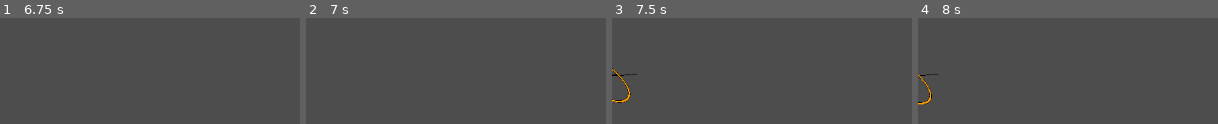
Above: before the commit, frames 1-4 (left to right).
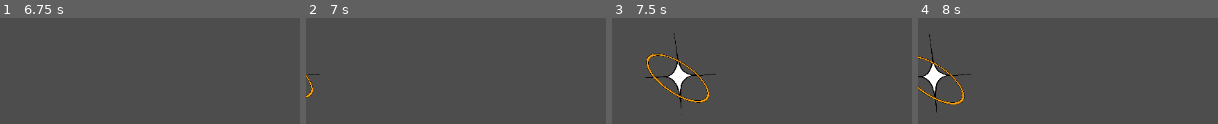
Above: after the commit, the same moments.

Repository: jaya-may/the25thhour
Game: Godot game, scene res://test_level.tscn
Two runs of this game, one before a commit and one after it. Both use one fixed random seed, a clock stepped at 60 frames per second and the inputs below.
Inputs:
- Up to frame 1 (6.75 s): hold Right (Right) 0.53-2.03 s; tap F (Melee) at 0.6, 1.55, 2.1, 3.05, 3.6, 4.55, 5.1, 6.05, 6.6 s; tap Space (Jump) at 0.77, 1.52, 3.02, 3.77, 4.52, 5, 6.02, 6.5 s; tap Shift (Dash) at 1.35, 4.35 s; hold Left (Left) 2.03-2.78 s; hold Right (Right) 2.78-4.28 s; tap Down (Slam) at 2.85, 5.85 s; tap Enter at 4.25, 5.75 s; hold Left (Left) 4.28-5.03 s; hold Right (Right) 5.03-5.78 s; hold Left (Left) from 5.78 s (still down)
- Up to frame 2 (7 s): keep holding Left (Left); tap Space (Jump) at 6.77 s
- Up to frame 3 (7.5 s): release Left (Left) at 7.28 s; hold Right (Right) from 7.28 s (still down); tap Shift (Dash) at 7.35 s
- Up to frame 4 (8 s): keep holding Right (Right); tap Space (Jump) at 7.52 s; tap F (Melee) at 7.55 s

Frame 1 is identical in both runs. In frame 2, 0.2% of the frame differs, in the area x 0-5%, y 52-76%; in frame 3, 2.9%, in the area x 0-35%, y 14-81%; in frame 4, 2.3%.

Commit message:
mingus check

Diff:
--- a/player.gd
+++ b/player.gd
@@ -51,6 +51,7 @@
 
 #some more other shit
 var prior_vel = 0
+var prior_facing_angle = 1
 var counter = 0
 var jumpBuffer = 0
 
@@ -141,10 +142,11 @@
 			jump_pressed = false
 
 		if jumpBuffer > 0 and is_on_floor():
-			if counter < TIME_TO_BHOP && abs(velocity.x)>150:
+			if counter < TIME_TO_BHOP && abs(velocity.x)>150 && facing_angle == prior_facing_angle:
 				print("hi")
 				velocity.x = prior_vel
 			counter  = 0
+			prior_facing_angle = facing_angle
 
 			velocity.y = JUMP_VELOCITY - abs(velocity.x)/15
 			if direction.x != 0:
@@ -207,11 +209,10 @@
 	# Position the attack in front of the player
 	attack_area.global_position = global_position + Vector2(melee_range * sign(facing_angle), 0)
 	get_parent().add_child(attack_area)  # Add to the scene
-
-	# Wait one frame to ensure the hitbox is processed
 	await get_tree().process_frame
 
 	# Check for enemies and deal damage
+	print("we finna detect")
 	for body in attack_area.get_overlapping_bodies():
 		print("Detected body:", body.name)
 		if body.has_method("hit"):
Not shown, added: pla4137.tmp
